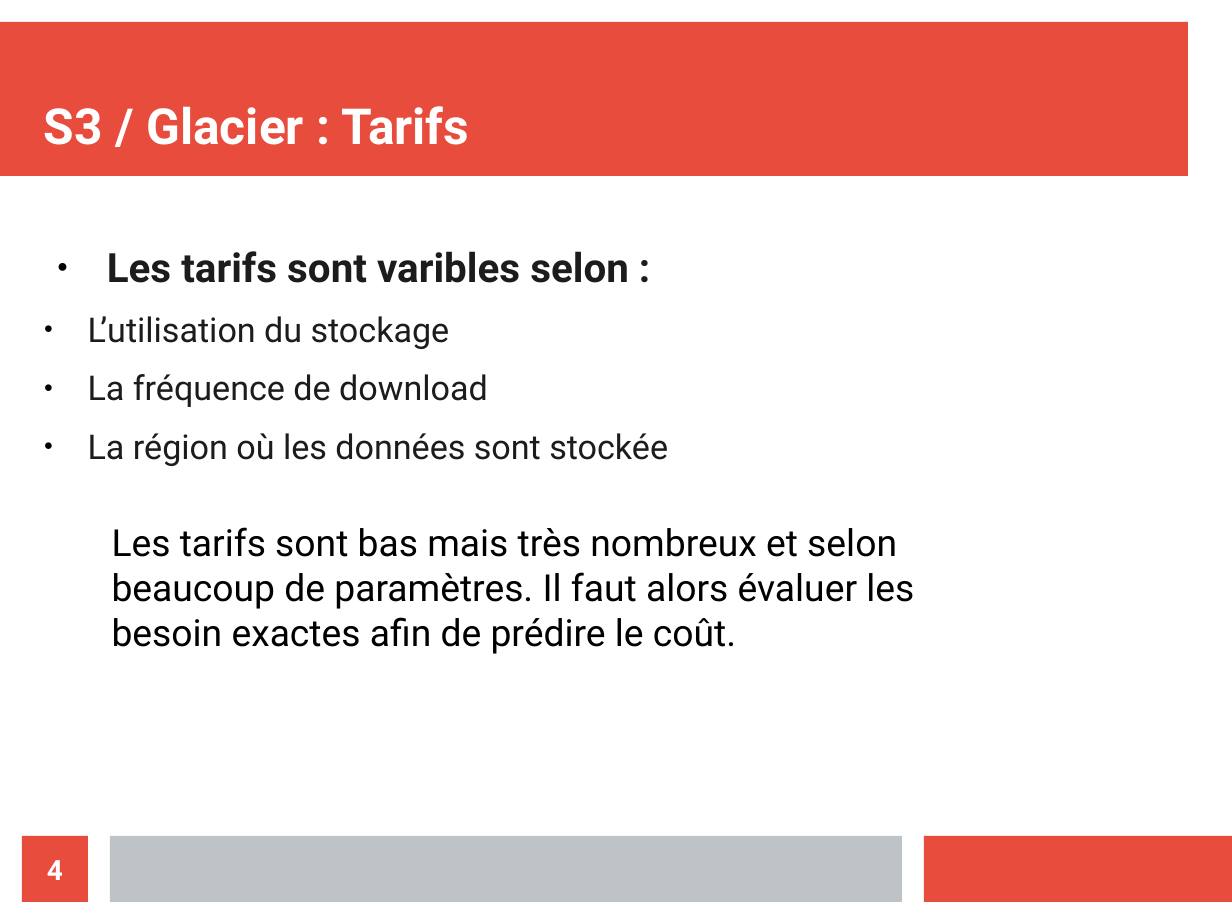
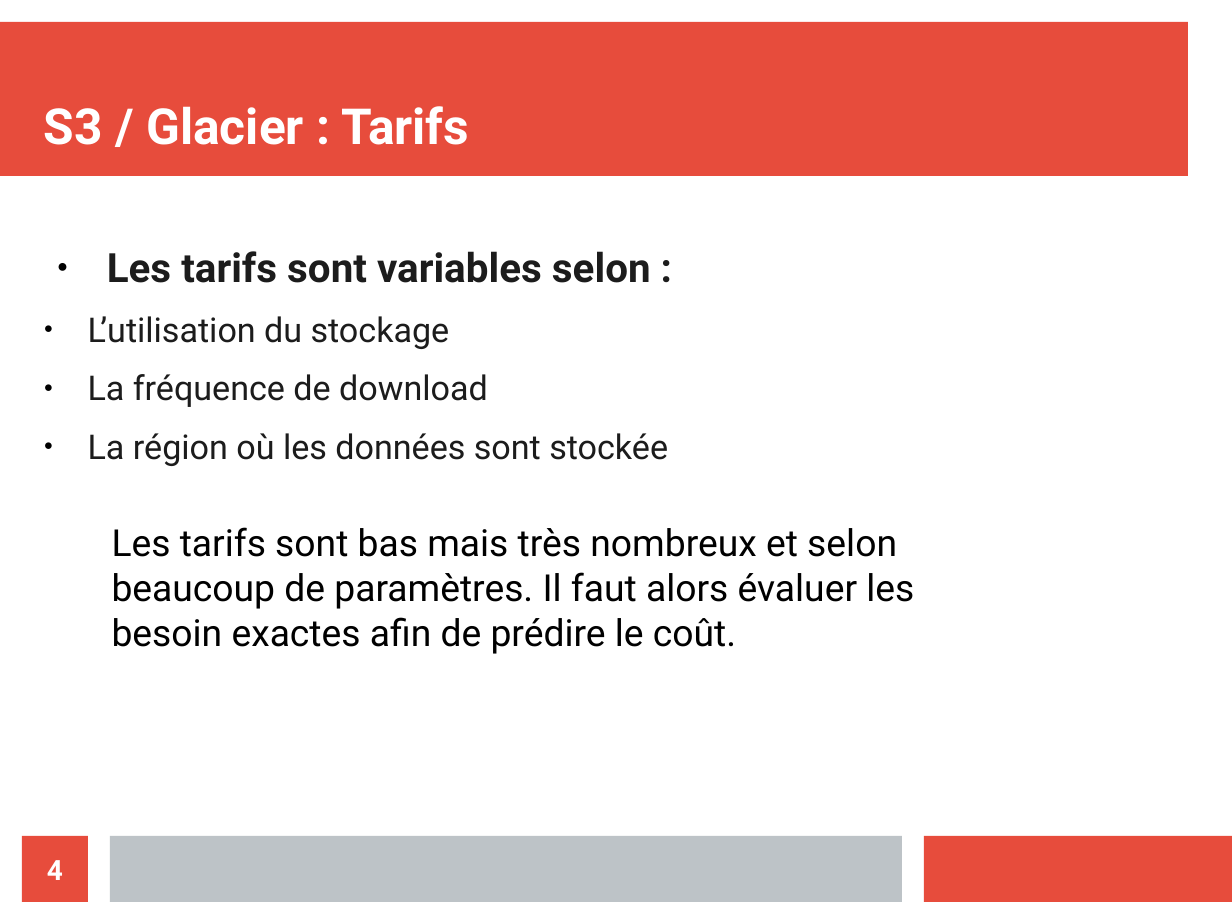
Before and after one commit to Nyahon/AIT, a slide deck: slide 4 of AIT_Amazon_Presentation.odp. Drawn at 1232x924 pixels with LibreOffice and Linux fonts; fonts in the diff are those of the drawing. Boxes give left, top, right and bottom in pixels: in the first picture for what was removed or moved away, otherwise in the second. Text is boxed around its words. In the diff, an @@ line names an element or a change of style, - is before the commit and + after.

```diff
--- a/AIT_Amazon_Presentation.odp
+++ b/AIT_Amazon_Presentation.odp
@@ text at (107, 251, 651, 283): text changed @@
-● Les tarifs sont varibles selon :
+● Les tarifs sont variables selon :
```
Also in this commit, not shown: 4 other slides changed.
